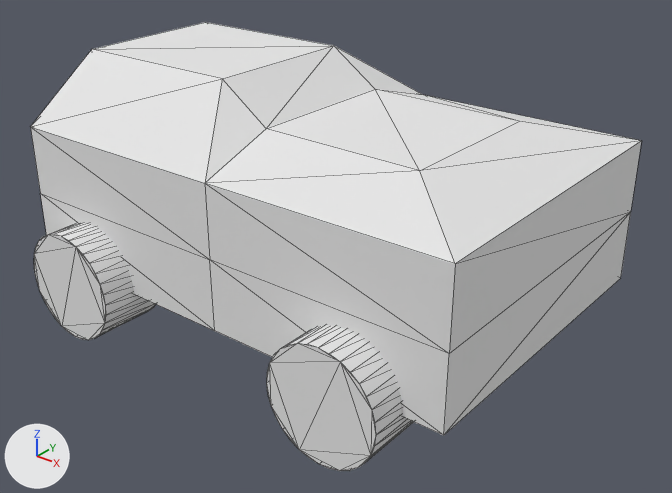
Two versions of the OBJ model assets/Models/tankWithWheels.obj, one commit apart.
Before and after are seen from a 50 mm lens placed at (5.39, -4.86, 2.6), pointed at (1.57, -0.09, -0.37). The lights are fixed; the arrows at lower left show +X, +Y and +Z. Mesh edges are drawn as thin lines. Where no turn or scale is listed for an object, it has been applied to the vertices.

The older version as bpy lines, for what is in view:
```python
me_tankwithwheels = bpy.data.meshes.new('tankWithWheels')
me_tankwithwheels.from_pydata(...)  # 284 vertices, 548 faces; spans x -0.38..3.24, y -1.45..1.45, z -1.0..0.9
me_tankwithwheels.materials.append(mat_defaultmat)  # white #e7e7e7
ob_tankwithwheels = bpy.data.objects.new('tankWithWheels', me_tankwithwheels)
ob_tankwithwheels.location = (0.0, 0.0, 0.0)
```
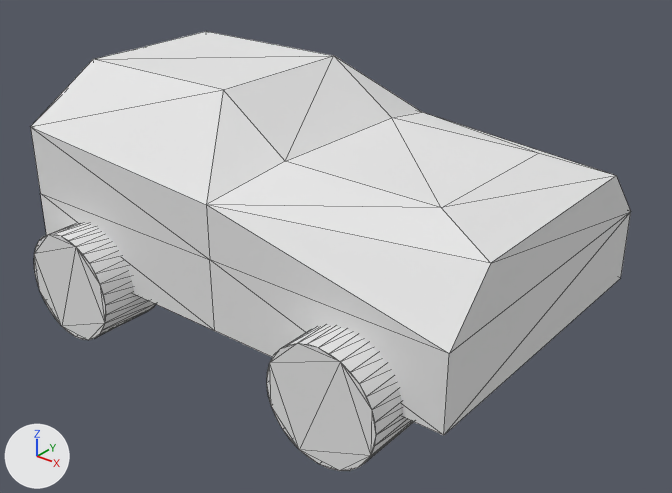
Commit message: final tank design

Where the change shows, as pixel boxes (x1, y1, x2, y2) in the pictures (672 x 493 px; the box of a moved part takes in the faces that stretch with it):
```json
{"object": "tankWithWheels", "change": "reshaped", "before": [31, 22, 641, 471], "after": [31, 31, 631, 471]}
{"part": 1, "of": "me_tankwithwheels", "change": "moved or reshaped", "before": [420, 95, 641, 171], "after": [423, 112, 616, 207]}
{"part": 2, "of": "me_tankwithwheels", "change": "moved or reshaped", "before": [31, 46, 516, 354], "after": [31, 57, 536, 353]}
{"part": 3, "of": "me_tankwithwheels", "change": "moved or reshaped", "before": [31, 22, 334, 127], "after": [31, 31, 333, 127]}
{"part": 4, "of": "me_tankwithwheels", "change": "moved or reshaped", "before": [205, 141, 641, 354], "after": [208, 176, 631, 354]}
{"part": 5, "of": "me_tankwithwheels", "change": "moved or reshaped", "before": [223, 46, 519, 171], "after": [224, 56, 538, 208]}
```

Scene script edits in JSON lines:
```json
{"block": "me_tankwithwheels", "where": "me_tankwithwheels.from_pydata(...)  # 284 vertices, 548 faces; spans x -0.38..3.24, y -1.45..1.45, z -1.0..0.9"}
{"block": "me_tankwithwheels", "where": "# used by ob_tankwithwheels; location = (0.0, 0.0, 0.0)"}
{"block": "me_tankwithwheels", "change": "me_tankwithwheels part 1: the 1 vertex in x 3.22, y 1.2, z 0.46 is moved by (0.0, -0.38, -0.14)"}
{"block": "me_tankwithwheels", "change": "me_tankwithwheels part 2: all 2 vertices in x 1.42..1.43, y -1.2..1.2, z 0.45 are moved by (0.0, 0.0, -0.14)"}
{"block": "me_tankwithwheels", "change": "me_tankwithwheels part 3: all 4 vertices in x -0.38..1.0, y -0.59..0.6, z 0.88..0.9 are moved by (0.0, 0.0, -0.08)"}
{"block": "me_tankwithwheels", "change": "me_tankwithwheels part 4: the 1 vertex in x 3.24, y -1.21, z 0.47 is moved by (0.0, 0.38, -0.14)"}
{"block": "me_tankwithwheels", "change": "me_tankwithwheels part 5: all 4 vertices in x 1.39..2.6, y -0.59..0.6, z 0.62..0.63 are moved by (0.16, 0.0, -0.19)"}
```
